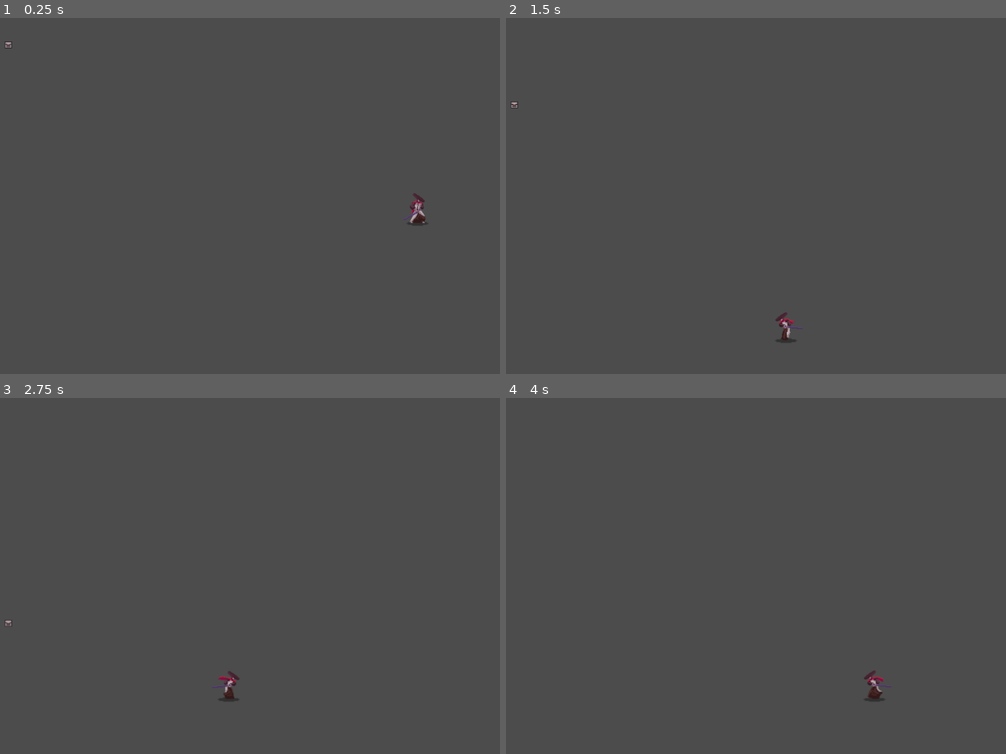
Above: before the commit, frames 1-4 (two rows, left to right).
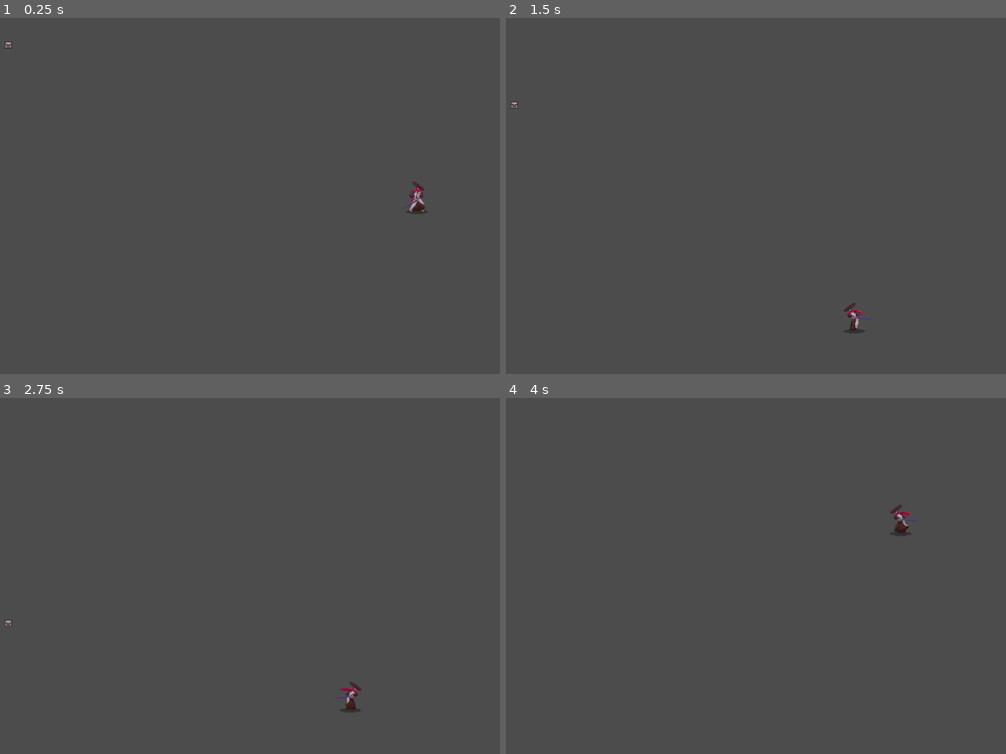
Above: after the commit, the same moments.

Repository: awrenn/moonshot
Game: Godot game, scene res://World.tscn
The game is run twice, just before and just after one commit, with the same random seed, the same clock (stepped at 60 frames per second) and the same inputs.
Inputs:
- Up to frame 1 (0.25 s): no input
- Up to frame 2 (1.5 s): hold Right (ui_right) 0.53-1.28 s; hold Left (ui_left) from 1.28 s (still down)
- Up to frame 3 (2.75 s): release Left (ui_left) at 2.03 s; hold Right (ui_right) from 2.03 s (still down)
- Up to frame 4 (4 s): release Right (ui_right) at 2.78 s; hold Up (ui_up) 2.78-3.53 s; hold Left (ui_left) from 3.53 s (still down)

The runs differ from the first frame. In frame 1, 0.3% of the frame differs, in the area x 80-86%, y 45-59%; in frame 2, 0.3%; in frame 3, 0.3%; in frame 4, 0.4%, in the area x 71-83%, y 29-86%.

Commit message:
Cleaning, and slight rotation

Diff:
--- a/Character.gd
+++ b/Character.gd
@@ -3,12 +3,18 @@
 
 export var alpha = PI
 export var jump_speed = 300 # How fast the player will move (rads/sec).
+export var planet_alpha = PI / 8
+
+## constants or SSA vars
 var screen_size  # Size of the game window.
 var theta = 0.0 # Degrees rotation - 0 is top middle
 var r = 200 # Distance from center
 var floor_r = 200
 var center_x
 var center_y
+var jump_strength = 5
+var gravity = 30
+
 var velocity = Vector2()
 
 # Called when the node enters the scene tree for the first time.
@@ -29,9 +35,10 @@
 		velocity.x = 0
 
 	if Input.is_action_pressed("ui_up") && velocity.y == 0:
-		velocity.y = 5
+		velocity.y = jump_strength
 	else:
-		acc.y -= 20
+		acc.y -= gravity
+	theta -= planet_alpha * delta
 
 	if velocity.x != 0:
 		$Pivot/Body.animation = "walk"
